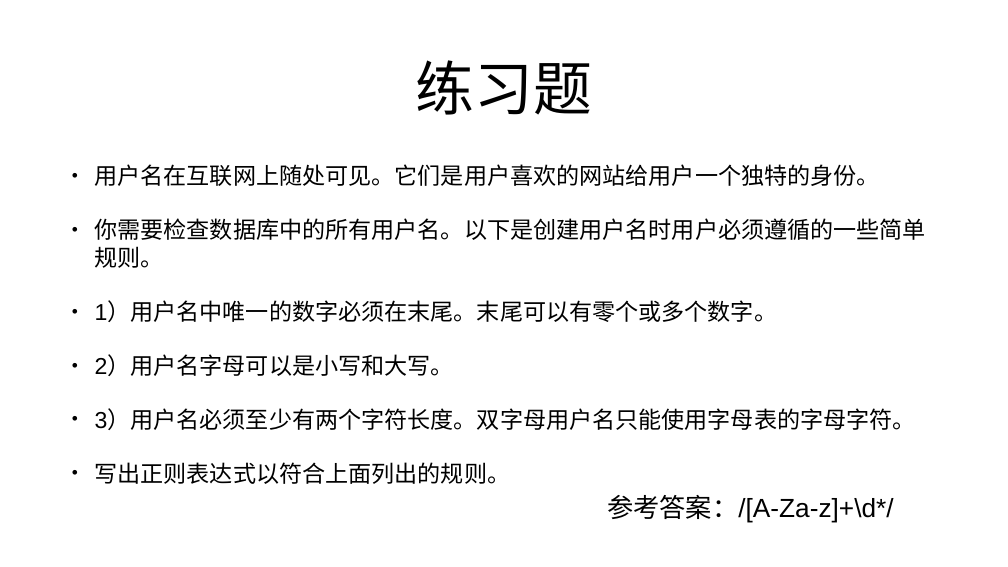
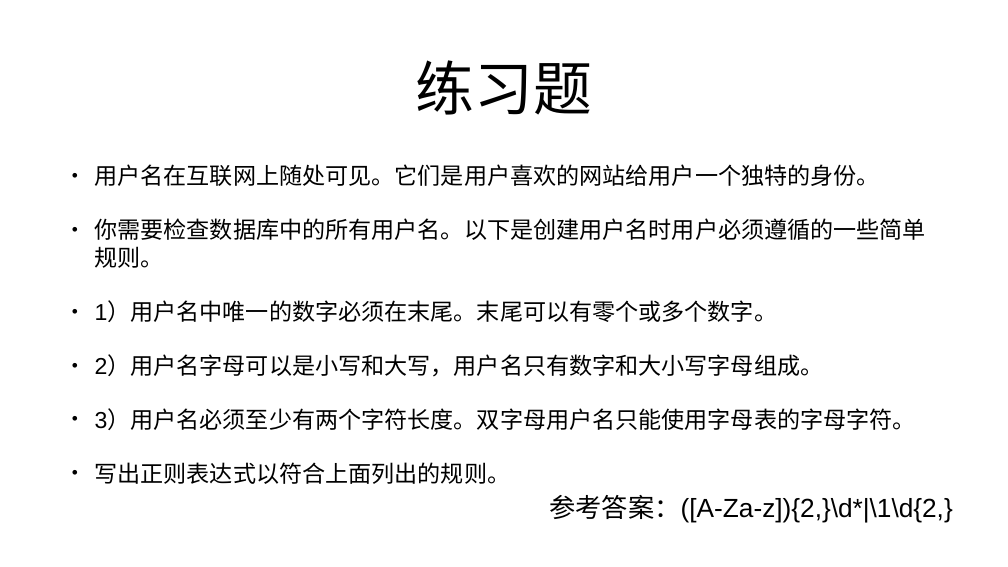
Before and after one commit to mengning/se, a slide deck: slide 103 of ppt/工欲善其事必先利其器.pptx. Drawn at 1008x567 pixels with LibreOffice and Linux fonts; fonts in the diff are those of the drawing. Boxes give left, top, right and bottom in pixels: in the first picture for what was removed or moved away, otherwise in the second. Text is boxed around its words. In the diff, an @@ line names an element or a change of style, - is before the commit and + after.

```diff
--- a/ppt/工欲善其事必先利其器.pptx
+++ b/ppt/工欲善其事必先利其器.pptx
@@ text at (x1=95, y1=355, x2=824, y2=377): text changed @@
-• 2）用户名字母可以是小写和大写。
+• 2）用户名字母可以是小写和大写，用户名只有数字和大小写字母组成。
@@ text at (x1=549, y1=495, x2=952, y2=523): text changed @@
-参考答案：/[A-Za-z]+\d*/
+参考答案：([A-Za-z]){2,}\d*|\1\d{2,}
```
Also in this commit, not shown: 1 other slide changed, 1 other file.
